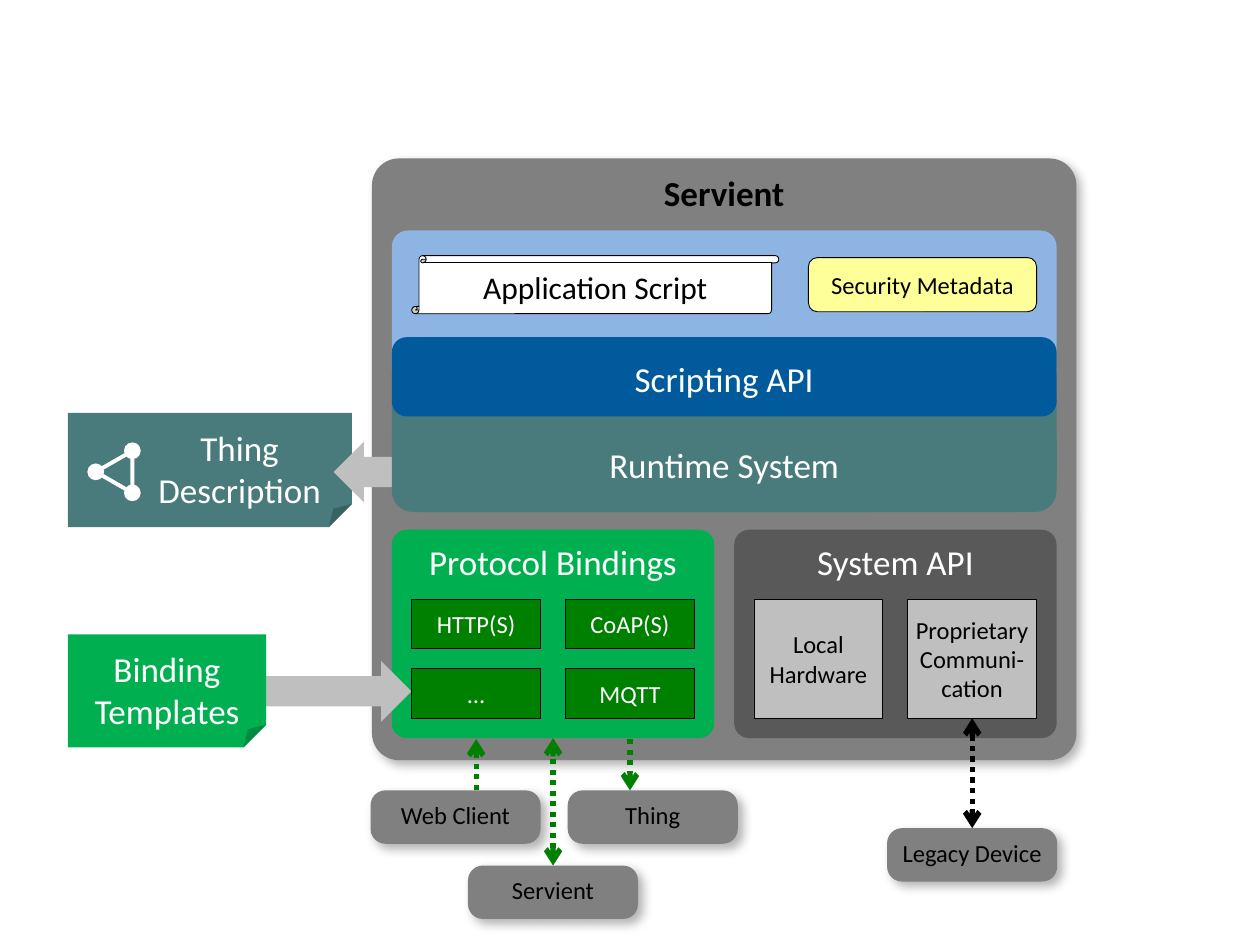
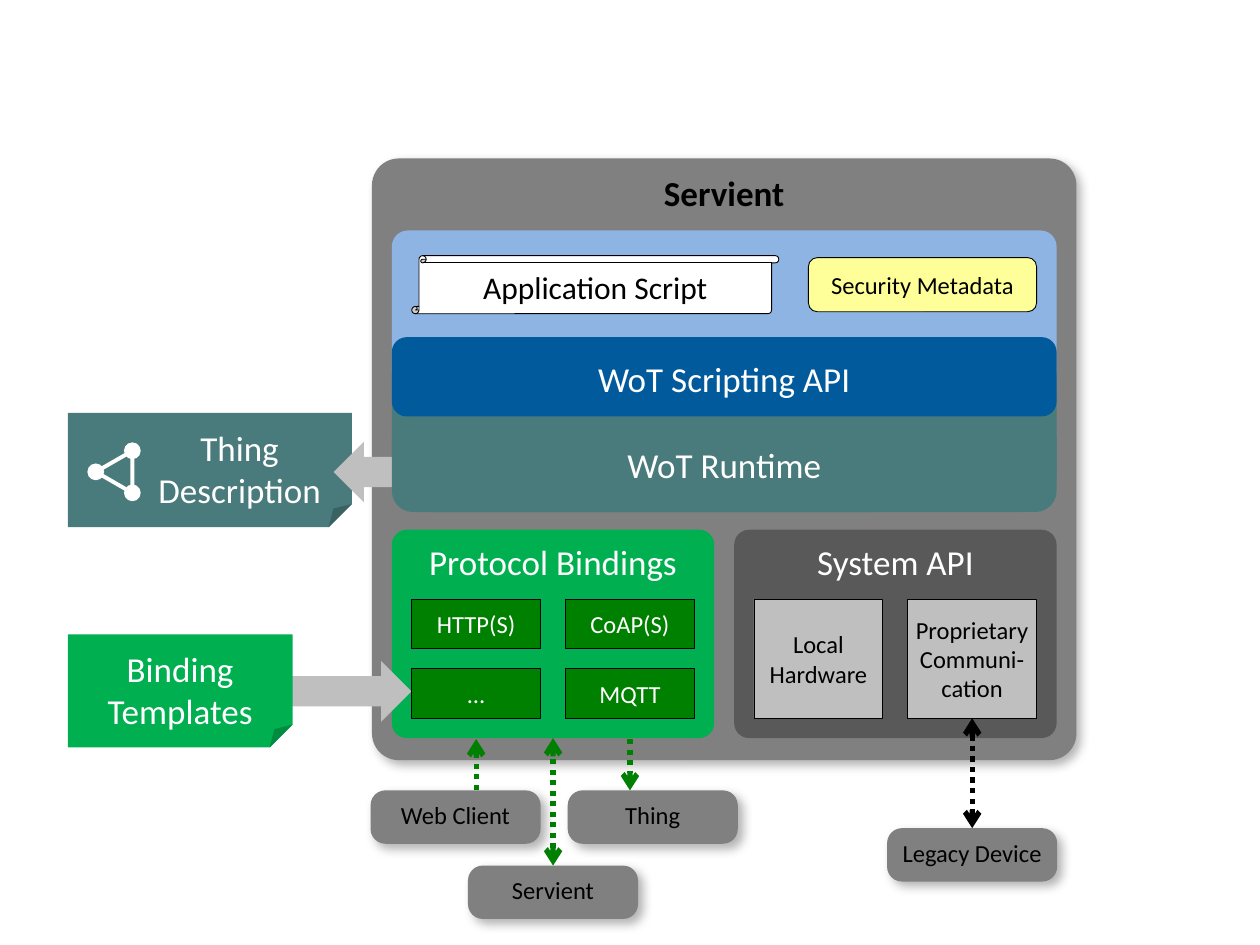
Before and after one commit to w3c/wot-architecture, a slide deck: slide 3 of images/wot-architecture-figures.pptx. Drawn at 1260x945 pixels with LibreOffice and Linux fonts; fonts in the diff are those of the drawing. Boxes give left, top, right and bottom in pixels: in the first picture for what was removed or moved away, otherwise in the second. Text is boxed around its words. In the diff, an @@ line names an element or a change of style, - is before the commit and + after.

Commit message:
WoT Runtime terminology

```diff
--- a/images/wot-architecture-figures.pptx
+++ b/images/wot-architecture-figures.pptx
@@ text in rounded rectangle at (x1=598, y1=368, x2=850, y2=398): text changed @@
-Scripting API
+WoT Scripting API
@@ text in rounded rectangle at (x1=627, y1=454, x2=821, y2=478): text changed @@
-Runtime System
+WoT Runtime
@@ folded corner "Binding Templates" resized from (x1=68, y1=635, x2=266, y2=748) to (x1=68, y1=635, x2=292, y2=748) @@
```
Also in this commit, not shown: 11 other slides changed, 12 other files.
